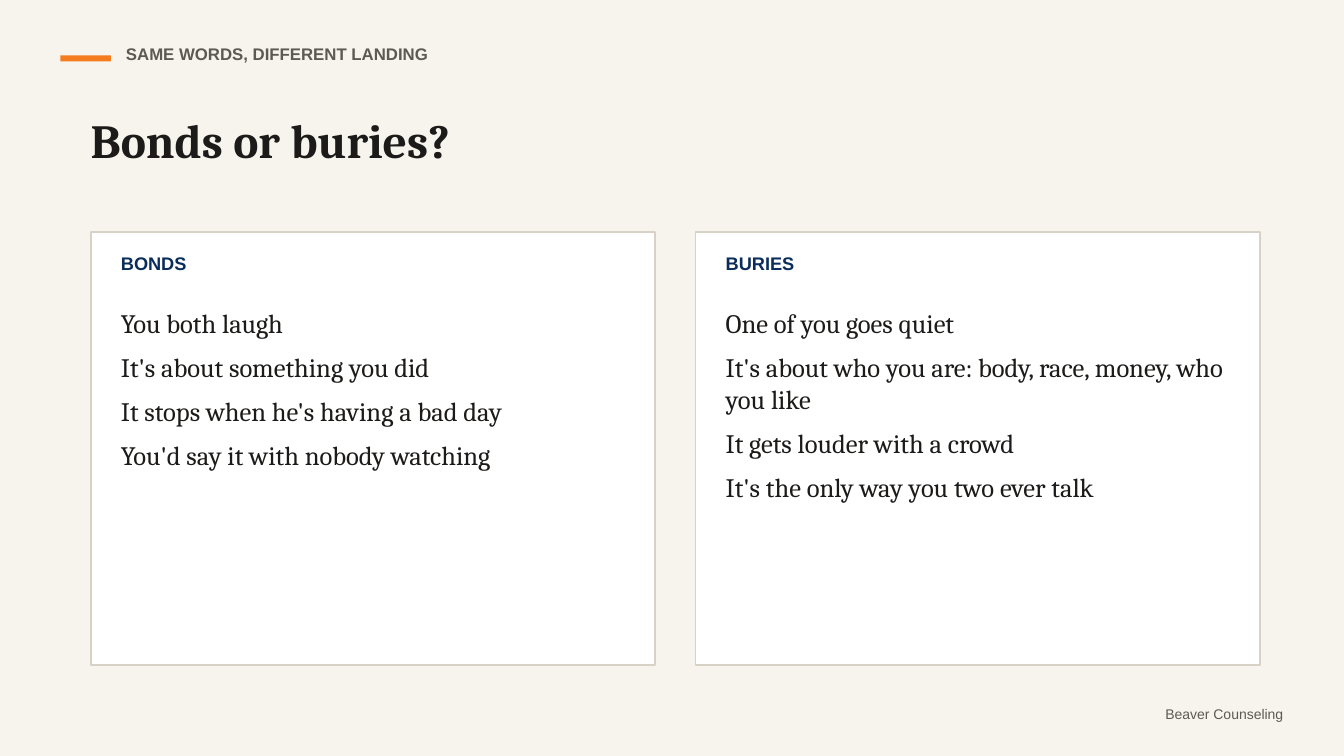
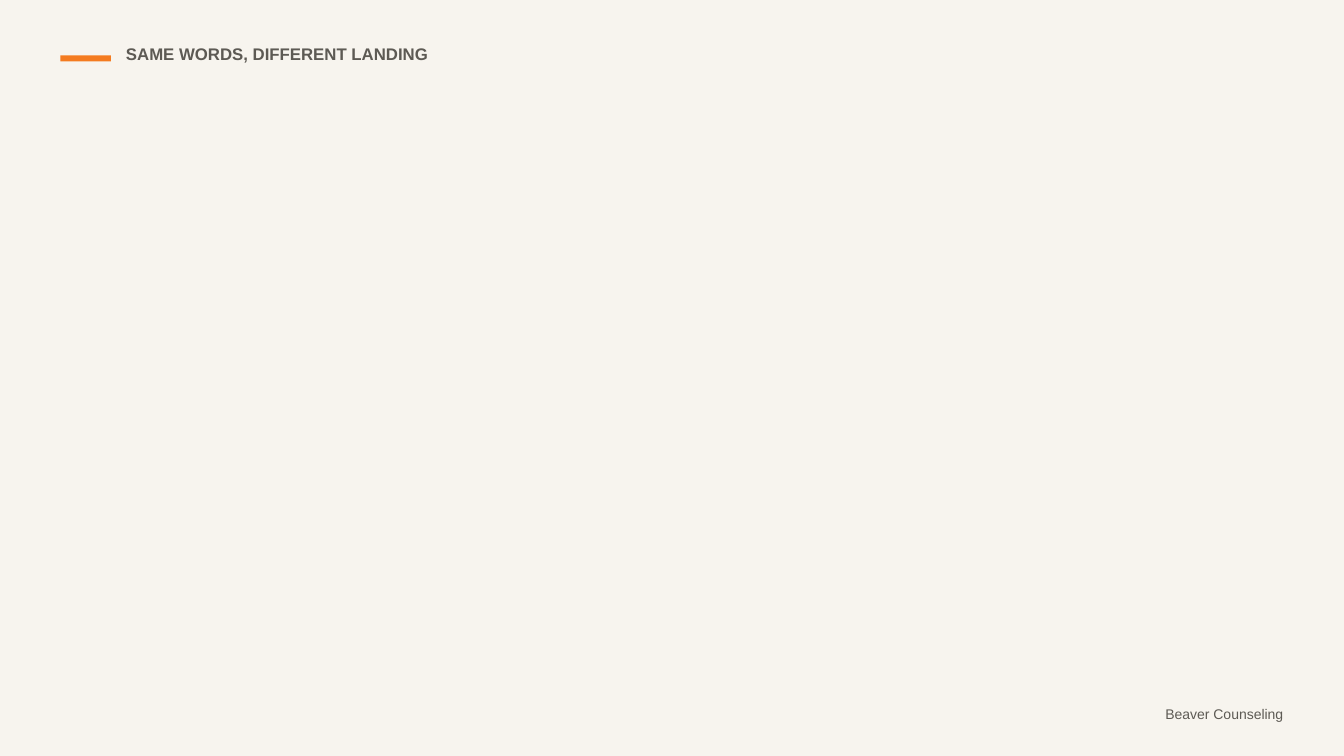
Before and after one commit to rmwtoolkit/bcds-toolkit, a slide deck: slide 5 of decks/glazing-chirping-lesson-v2.pptx (slide 4 before the commit). Drawn at 1344x756 pixels with LibreOffice and Linux fonts; fonts in the diff are those of the drawing; background and template pictures are left out. Boxes give left, top, right and bottom in pixels: in the first picture for what was removed or moved away, otherwise in the second. Text is boxed around its words. In the diff, an @@ line names an element or a change of style, - is before the commit and + after.

```diff
--- a/decks/glazing-chirping-lesson-v2.pptx
+++ b/decks/glazing-chirping-lesson-v2.pptx
@@ text removed at <box>91,125,450,159</box> @@
-Bonds or buries?
@@ rectangle removed at <box>91,232,655,665</box> @@
@@ rectangle removed at <box>696,232,1260,665</box> @@
@@ text removed at <box>121,257,187,270</box> @@
-BONDS
@@ text removed at <box>726,257,795,270</box> @@
-BURIES
@@ text removed at <box>121,314,502,471</box> @@
-You both laugh
-It's about something you did
-It stops when he's having a bad day
-You'd say it with nobody watching
@@ text removed at <box>726,314,1223,503</box> @@
-One of you goes quiet
-It's about who you are: body, race, money, who you like
-It gets louder with a crowd
-It's the only way you two ever talk
```
Also in this commit, not shown: 9 other slides changed, 11 slides added, 23 other files.
